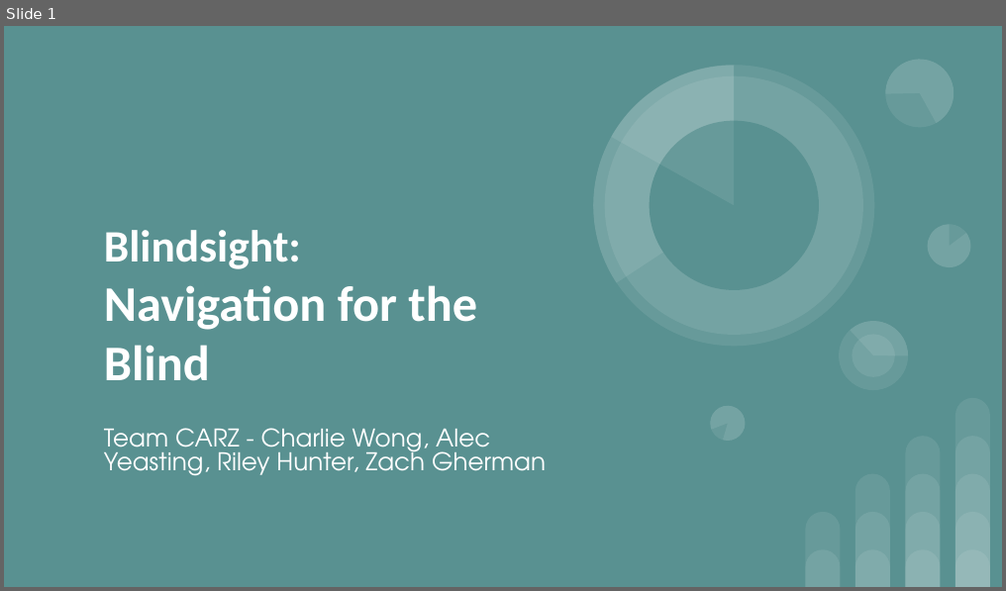
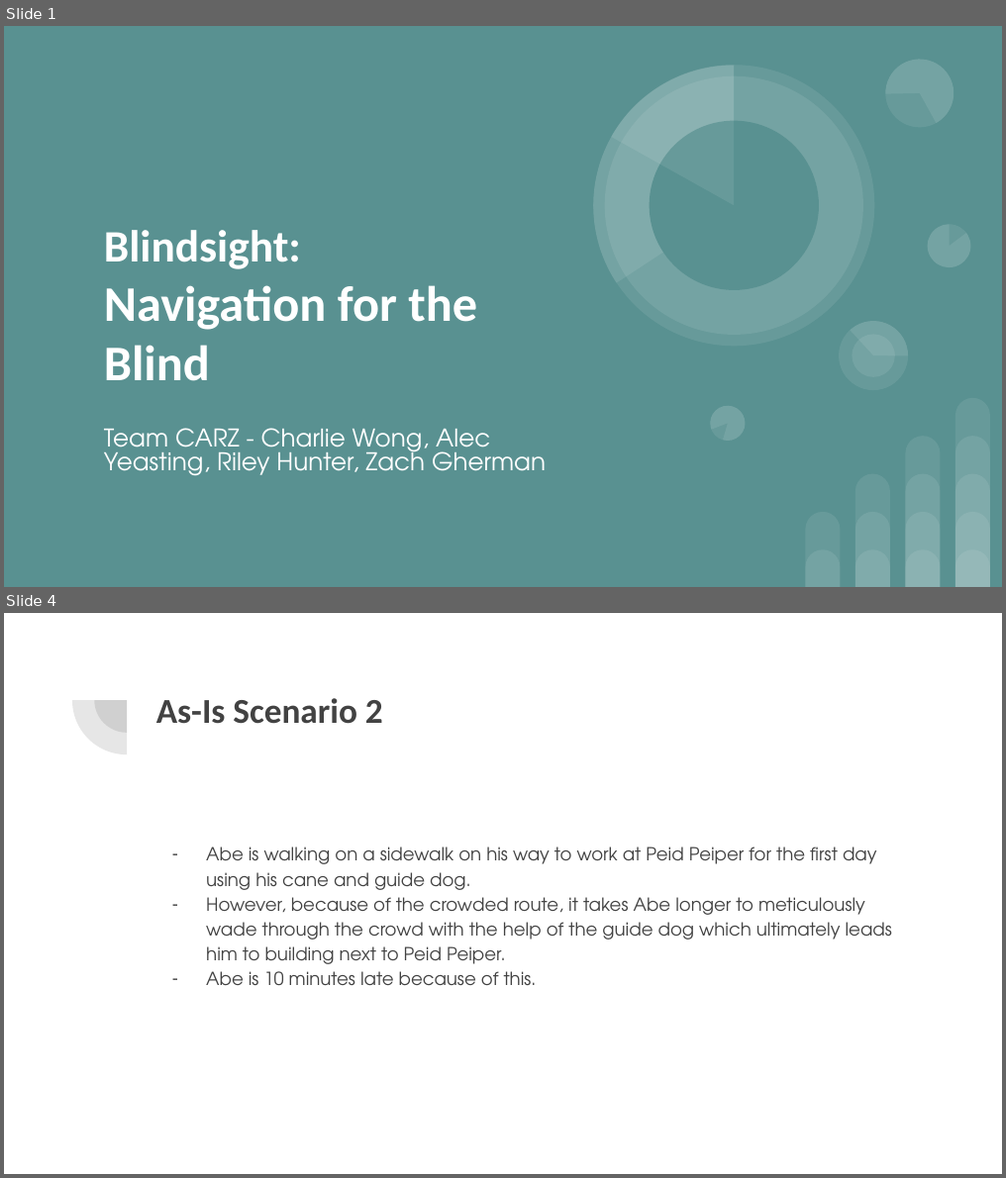
Before and after one commit to awyeasting/BlindSight, a slide deck: Documents/October Presentation.pptx. Shown one above the other, each under a label of ours: slide 1 before the commit, slides 1 and 4 after it; the slides between them are not shown. The pictures are 1006x591 and 1006x1178 pixels, drawn with LibreOffice and Linux fonts; fonts in the diff are those of the drawing. Boxes give left, top, right and bottom in pixels: in the first picture for what was removed or moved away, otherwise in the second. Text is boxed around its words. In the diff, an @@ line names an element or a change of style, - is before the commit and + after.

```diff
--- a/Documents/October Presentation.pptx
+++ b/Documents/October Presentation.pptx
@@ slide 4 added at [4,613,1002,1174], background #FFFFFF @@
@@ pie slice (boxed as its full ellipse) added at [72,646,180,755], fill #424242 at 13% opacity @@
@@ pie slice (boxed as its full ellipse) added at [95,667,159,733], fill #424242 at 13% opacity @@
@@ title added at [156,698,383,724], 25.2 pt, text #424242, bold @@
+As-Is Scenario 2
@@ text added at [206,847,892,985], 13 pt, text #424242 @@
+– Abe is walking on a sidewalk on his way to work at Peid Peiper for the first day using his cane and guide dog.
+– However, because of the crowded route, it takes Abe longer to meticulously wade through the crowd with the help of the guide dog which ultimately leads him to building next to Peid Peiper.
+– Abe is 10 minutes late because of this.
```
Also in this commit, not shown: 16 other slides added.
